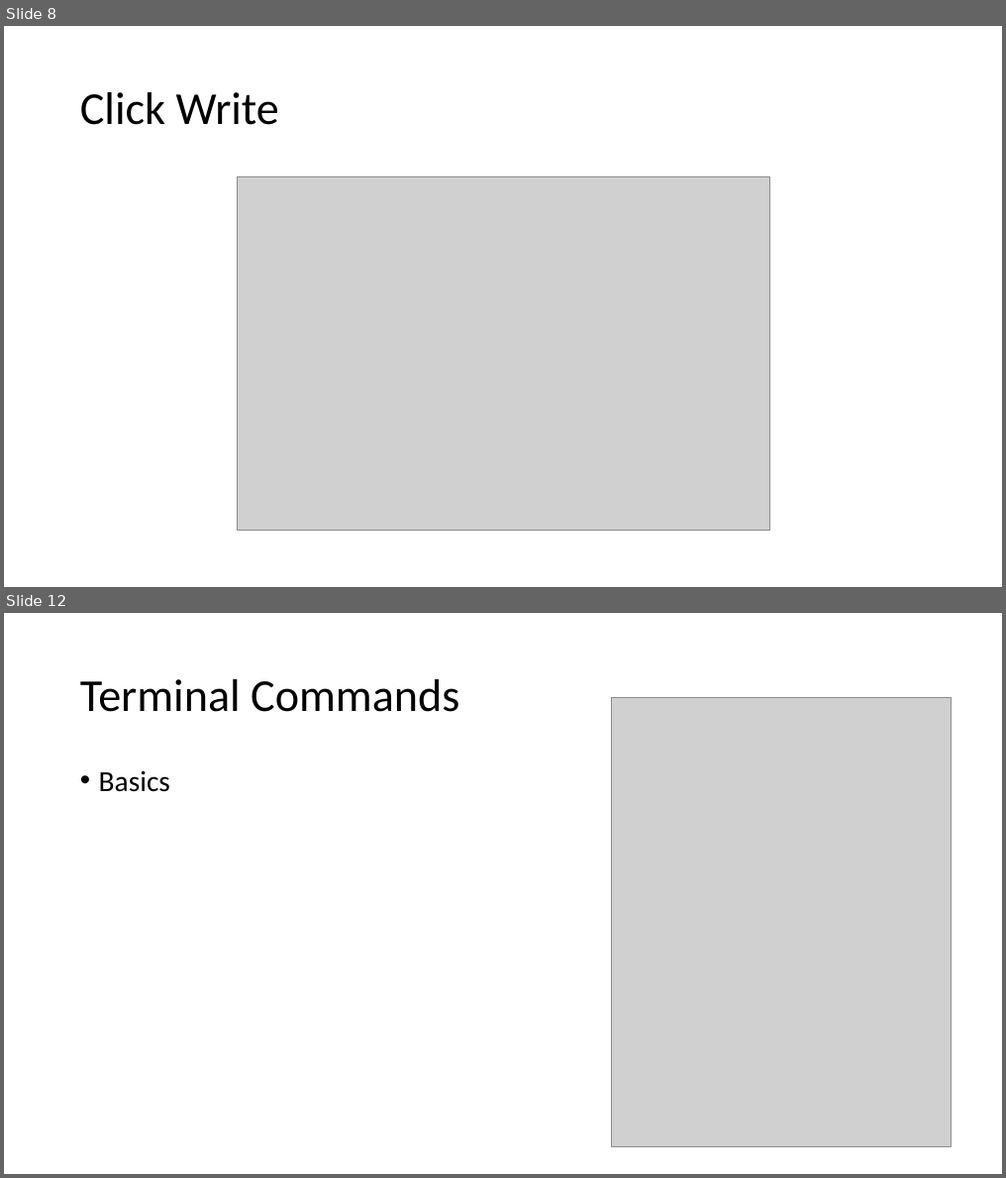
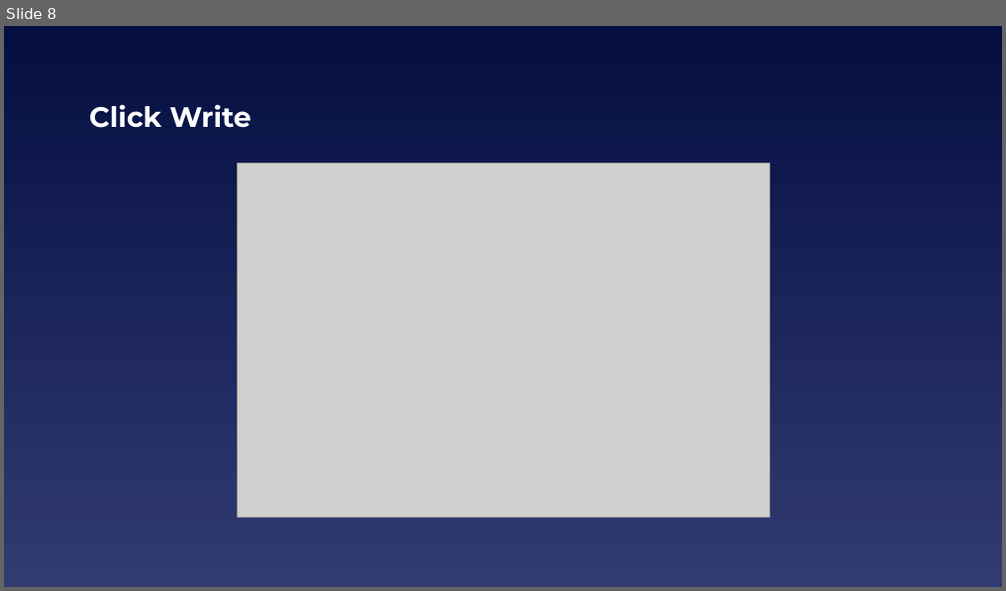
Before and after one commit to EELabMan/Raspberry-Pi-Intro, a slide deck: Raspberry Pi Intro.pptx. Shown one above the other, each under a label of ours: slides 8 and 12 before the commit, slide 8 after it; the slides between them are not shown. The pictures are 1006x1178 and 1006x591 pixels, drawn with LibreOffice and Linux fonts; fonts in the diff are those of the drawing; grey boxes stand for pictures. Boxes give left, top, right and bottom in pixels: in the first picture for what was removed or moved away, otherwise in the second. Text is boxed around its words. In the diff, an @@ line names an element or a change of style, - is before the commit and + after.

```diff
--- a/Raspberry Pi Intro.pptx
+++ b/Raspberry Pi Intro.pptx
@@ slide 12 removed at (x1=4, y1=613, x2=1002, y2=1174), background #FFFFFF @@
@@ title removed at (x1=80, y1=679, x2=459, y2=712) @@
-Terminal Commands
@@ picture removed at (x1=612, y1=697, x2=951, y2=1147) @@
@@ text removed at (x1=99, y1=770, x2=170, y2=792) @@
-• Basics
@@ slide 8 changed as well @@
@@ background #FFFFFF to gradient #040E41 to #303B72 @@
@@ title "Click Write" moved from (x1=80, y1=92, x2=279, y2=125) to (x1=89, y1=104, x2=251, y2=128) @@
@@ title "Click Write" at (x1=89, y1=104, x2=251, y2=128): size 44 to 27 pt, font Calibri to Montserrat, text colour #000000 to #FFFFFF, bold on; line spacing 0.9 to 1 @@
@@ picture moved from (x1=237, y1=176, x2=769, y2=531) to (x1=237, y1=163, x2=769, y2=517) @@
```
Also in this commit, not shown: 14 other slides changed, 4 slides added, 1 other slide removed.
